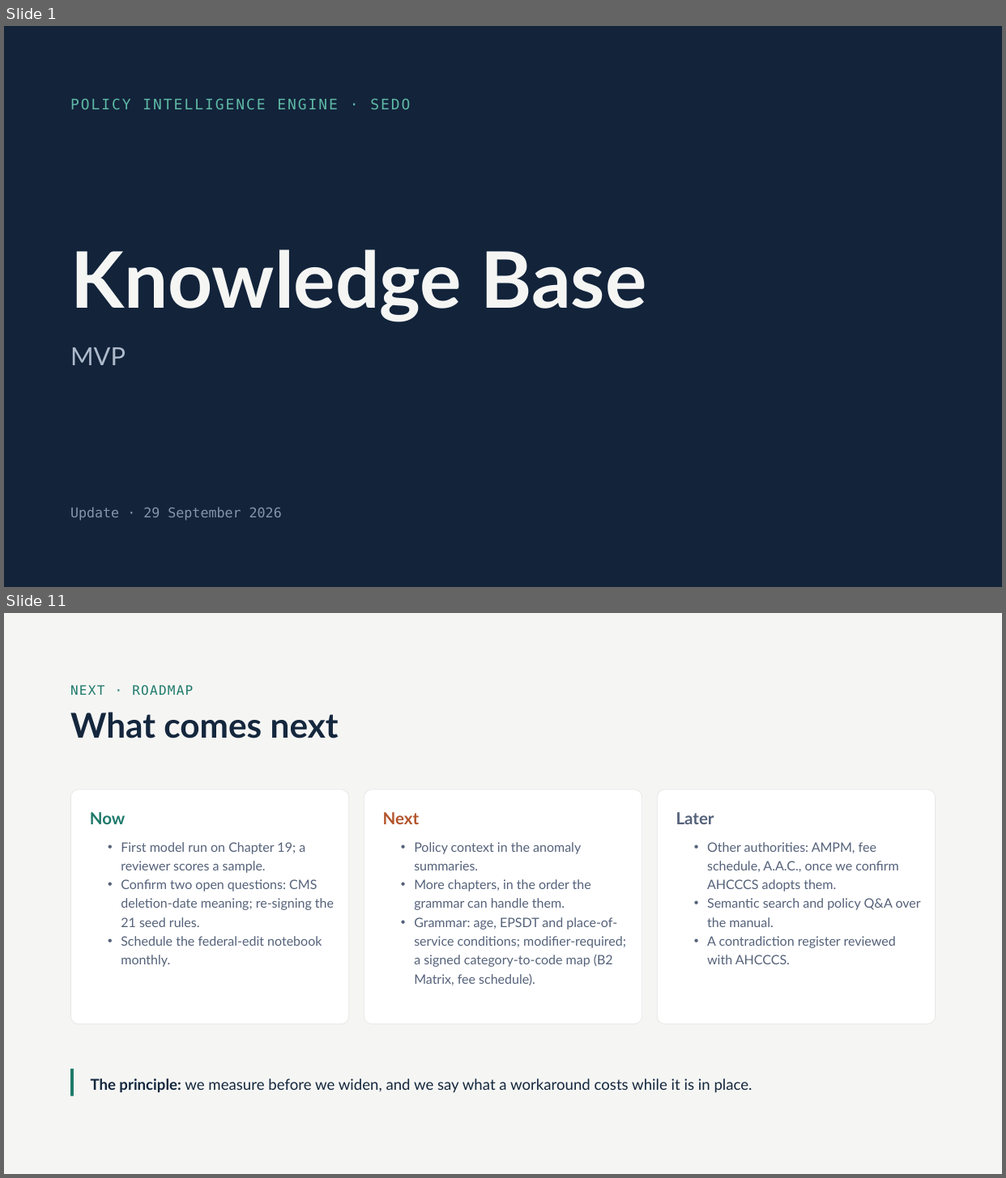
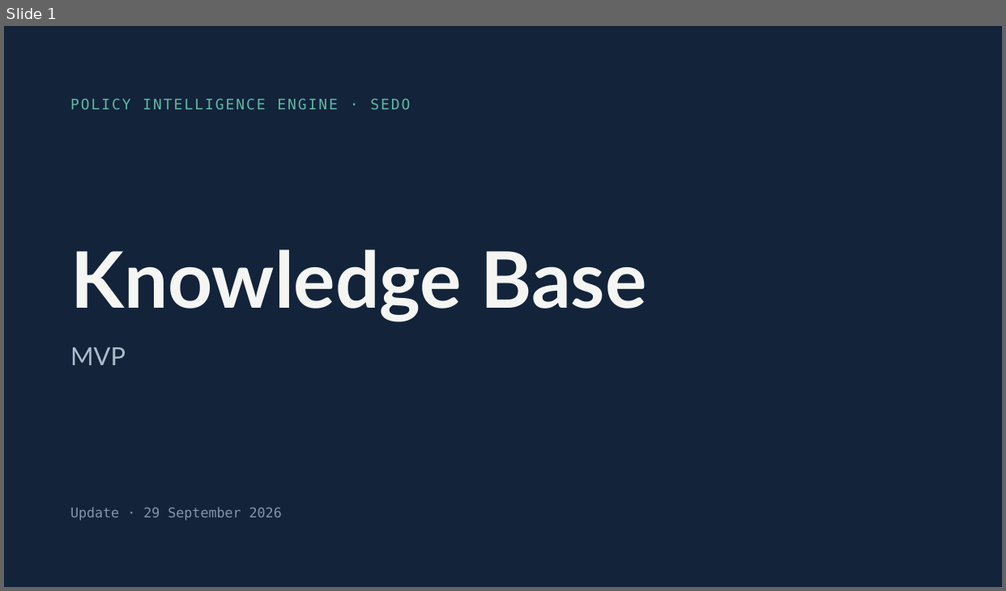
Before and after one commit to Sedozan/policy_intelligence, a slide deck: Knowledge Base MVP.pptx. Shown one above the other, each under a label of ours: slides 1 and 11 before the commit, slide 1 after it; the slides between them are not shown. The pictures are 1006x1178 and 1006x591 pixels, drawn with LibreOffice and Linux fonts; fonts in the diff are those of the drawing. Boxes give left, top, right and bottom in pixels: in the first picture for what was removed or moved away, otherwise in the second. Text is boxed around its words. In the diff, an @@ line names an element or a change of style, - is before the commit and + after.

```diff
--- a/Knowledge Base MVP.pptx
+++ b/Knowledge Base MVP.pptx
@@ slide 11 removed at [4, 613, 1002, 1174], background #F5F6F4 @@
@@ text removed at [70, 685, 193, 696] @@
-NEXT · ROADMAP
@@ text removed at [70, 712, 339, 739] @@
-What comes next
@@ rounded rectangle removed at [70, 790, 349, 1024] @@
@@ rounded rectangle removed at [364, 790, 642, 1024] @@
@@ rounded rectangle removed at [658, 790, 936, 1024] @@
@@ text removed at [90, 812, 125, 824] @@
-Now
@@ text removed at [383, 812, 420, 824] @@
-Next
@@ text removed at [676, 812, 714, 824] @@
-Later
@@ text removed at [121, 842, 334, 967] @@
-• First model run on Chapter 19; a reviewer scores a sample.
-• Confirm two open questions: CMS deletion-date meaning; re-signing the 21 seed rules.
-• Schedule the federal-edit notebook monthly.
@@ text removed at [414, 842, 626, 986] @@
-• Policy context in the anomaly summaries.
-• More chapters, in the order the grammar can handle them.
-• Grammar: age, EPSDT and place-of-service conditions; modifier-required; a signed category-to-code map (B2 Matrix, fee schedule).
@@ text removed at [707, 842, 921, 965] @@
-• Other authorities: AMPM, fee schedule, A.A.C., once we confirm AHCCCS adopts them.
-• Semantic search and policy Q&A over the manual.
-• A contradiction register reviewed with AHCCCS.
@@ line removed from (72, 1069) to (72, 1097) @@
@@ text removed at [91, 1079, 752, 1093] @@
-The principle: we measure before we widen, and we say what a workaround costs while it is in place.
```
Also in this commit, not shown: 3 slides changed, 5 slides added, 6 other slides removed.
